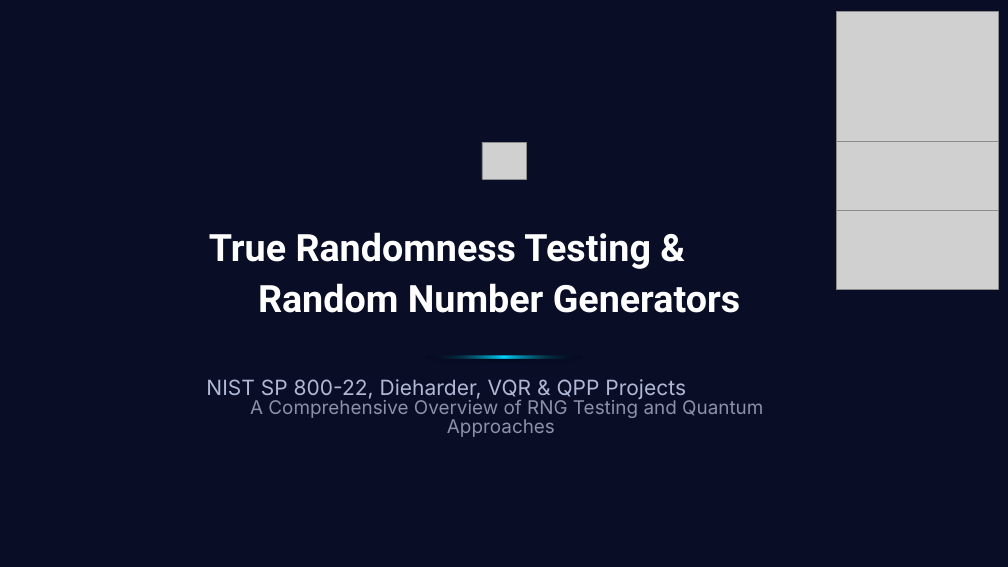
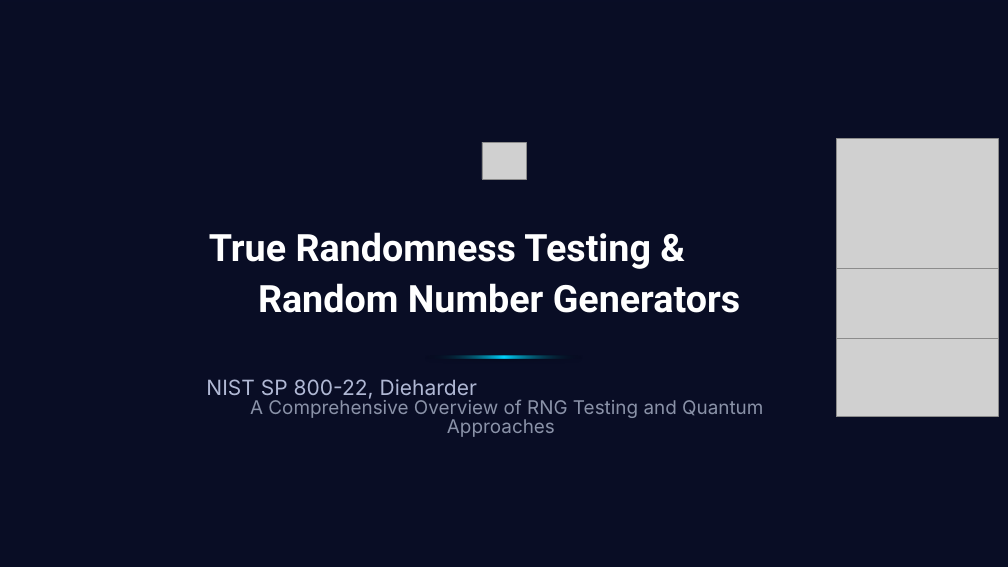
Before and after one commit to 7elmie/EGQCC, a slide deck: slide 1 of Presentations/4.True Randomness Testing & Random Number Generators.pptx. Drawn at 1008x567 pixels with LibreOffice and Linux fonts; fonts in the diff are those of the drawing; grey boxes stand for pictures; background and template pictures are left out. Boxes give left, top, right and bottom in pixels: in the first picture for what was removed or moved away, otherwise in the second. Text is boxed around its words. In the diff, an @@ line names an element or a change of style, - is before the commit and + after.

```diff
--- a/Presentations/4.True Randomness Testing & Random Number Generators.pptx
+++ b/Presentations/4.True Randomness Testing & Random Number Generators.pptx
@@ 3 pictures: place and size @@
-3 pictures at [836, 11, 998, 290]
+3 pictures at [836, 138, 998, 417]
@@ text at [206, 379, 763, 437]: text changed @@
-NIST SP 800-22, Dieharder, VQR & QPP Projects
-A Comprehensive Overview of RNG Testing and Quantum Approaches
+NIST SP 800-22, Dieharder
+A Comprehensive Overview of RNG Testing and Quantum Approaches
```
Also in this commit, not shown: 3 other slides changed, 1 slide removed, 1 other file.
